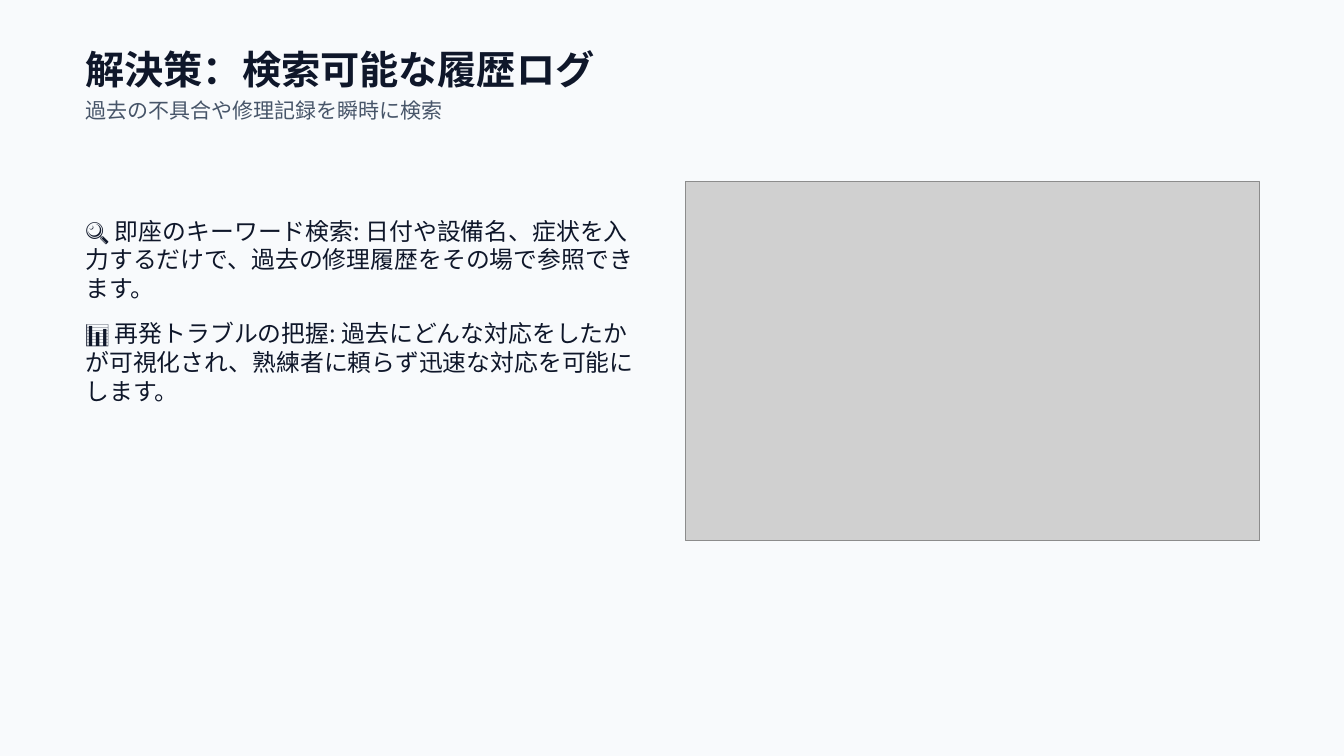
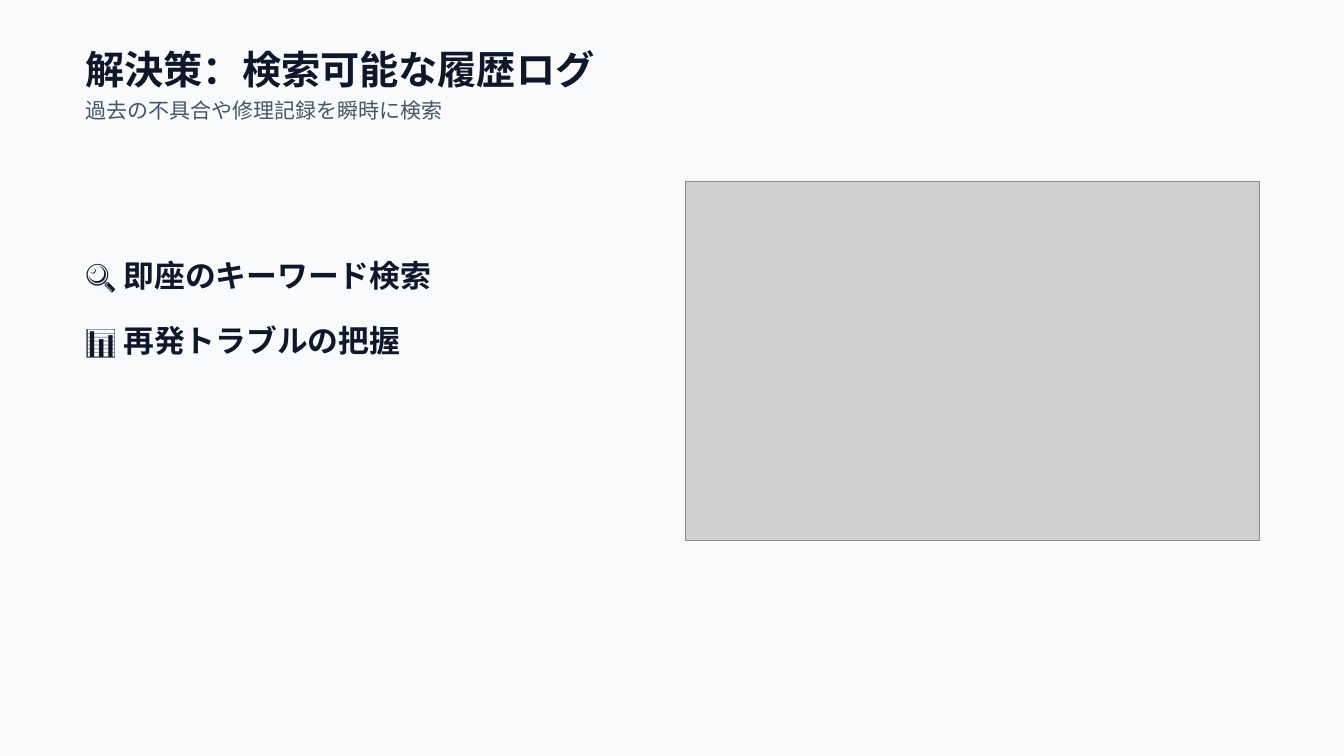
Before and after one commit to markjosephdsgatdula-dotcom/seibi-app-presentation, a slide deck: slide 5 of seibi_presentation.pptx. Drawn at 1344x756 pixels with LibreOffice and Linux fonts; fonts in the diff are those of the drawing; grey boxes stand for pictures. Boxes give left, top, right and bottom in pixels: in the first picture for what was removed or moved away, otherwise in the second. Text is boxed around its words. In the diff, an @@ line names an element or a change of style, - is before the commit and + after.

```diff
--- a/seibi_presentation.pptx
+++ b/seibi_presentation.pptx
@@ text at [123,260,432,355]: text changed; size 17 to 22 pt; bold on @@
-🔍 即座のキーワード検索: 日付や設備名、症状を入力するだけで、過去の修理履歴をその場で参照できます。
-📊 再発トラブルの把握: 過去にどんな対応をしたかが可視化され、熟練者に頼らず迅速な対応を可能にします。
+🔍 即座のキーワード検索
+📊 再発トラブルの把握
```
Also in this commit, not shown: 7 other slides changed, 18 other files.
